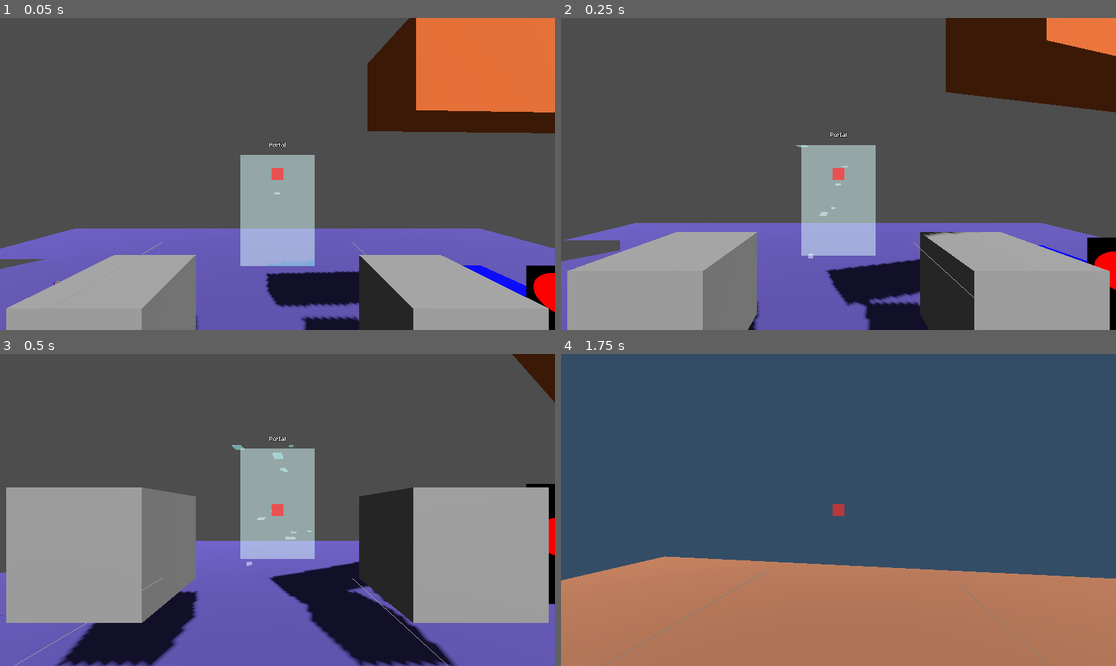
Above: before the commit, frames 1-4 (two rows, left to right).
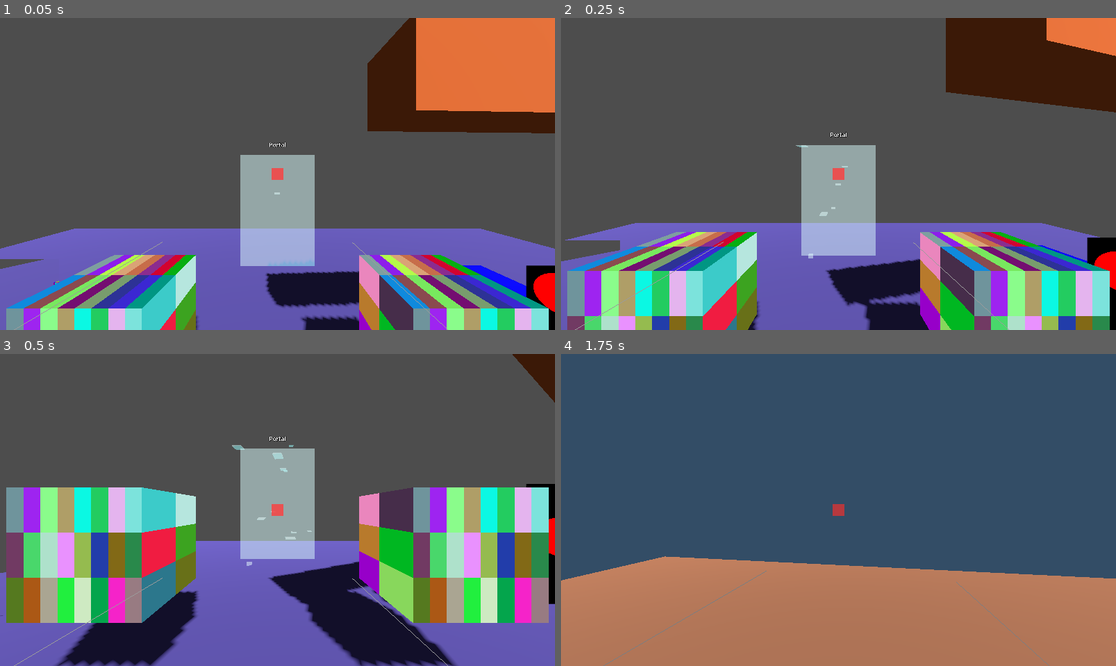
Above: after the commit, the same moments.

Repository: jvastola/GodotPhysicsRig
Game: Godot game, scene res://MainScene.tscn
Two runs of this game, one before a commit and one after it. Both use one fixed random seed, a clock stepped at 60 frames per second and the inputs below.
Inputs (mouse positions are in pixels of both pictures, inside the frame that each line leads up to):
- Up to frame 1 (0.05 s): no input
- Up to frame 2 (0.25 s): no input
- Up to frame 3 (0.5 s): no input
- Up to frame 4 (1.75 s): move the mouse to (866, 510) at 0.52 s; hold Shift (sprint) 0.53-1.28 s; hold W (move_forward) from 0.53 s (still down); click (866, 510) at 0.67 s; tap Space (jump) at 0.77, 1.52 s; move the mouse to (810, 510) at 1.27 s; click (810, 510) at 1.35 s

The runs differ from the first frame. In frame 1, 13% of the frame differs, in the area x 1-99%, y 75-100%; in frame 2, 19%; in frame 3, 27%, in the area x 1-99%, y 42-87%; in frame 4, nothing differs.

Commit message:
feat(grid_painter): enhance grid functionality with subdivisions support and persistence; add load/save grid data methods

Diff:
--- a/MainScene.tscn
+++ b/MainScene.tscn
@@ -133,6 +133,9 @@
 script = ExtResource("10_grid_painter")
 target_mesh = NodePath("GridTarget")
 linked_mesh = NodePath("GridLinked")
+generate_on_ready = true
+subdivisions_axis = Vector3i(8, 3, 2)
+developer_mode = true
 
 [node name="GridTarget" type="MeshInstance3D" parent="GridPainterTest"]
 transform = Transform3D(1, 0, 0, 0, 1, 0, 0, 0, 1, -1.5, 1, -2)
--- a/grid_painter.gd
+++ b/grid_painter.gd
@@ -1,3 +1,4 @@
+
 extends Node3D
 class_name GridPainter
 
@@ -15,10 +16,15 @@
 # - Use `set_cell_color(x,y,color)` to paint single cells and `apply_texture()`
 #   to update the mesh material.
 
-@export var grid_size: int = 8
-@export var tile_pixels: int = 16
-@export var random_seed: int = 0
-@export var default_palette: Array = [Color(1, 0, 0), Color(0,1,0), Color(0,0,1), Color(1,1,0), Color(1,0,1), Color(0,1,1)]
+# Grid sizing is computed from `subdivisions_axis` to match cube atlas layout.
+# The painter exposes `subdivisions_axis` and `generate_on_ready` for random coloring.
+
+# Internal grid size (in cells) computed from subdivisions_axis into an atlas layout
+var _grid_size_x: int = 8
+var _grid_size_y: int = 8
+
+# Tile pixel resolution per cell (internal constant)
+const TILE_PIXELS: int = 16
 @export var target_mesh: NodePath = NodePath(".")
 @export var linked_mesh: NodePath = NodePath("")
 @export var generate_on_ready: bool = false
@@ -26,13 +32,38 @@
 # Internal grid: rows = grid_size, columns = grid_size; index [y][x]
 var _grid_colors: Array = []
 var _rng: RandomNumberGenerator = RandomNumberGenerator.new()
+var _face_cell_dims: Array = []
+var _face_offsets: Array = []
+
+# Face definitions used to compute per-face subdivision dims (matches `subdivided_cube.gd`)
+const FACE_DEFS: Array = [
+	{"n": Vector3(0, 0, 1), "u": Vector3(1, 0, 0), "v": Vector3(0, 1, 0)},
+	{"n": Vector3(0, 0, -1), "u": Vector3(-1, 0, 0), "v": Vector3(0, 1, 0)},
+	{"n": Vector3(1, 0, 0), "u": Vector3(0, 0, -1), "v": Vector3(0, 1, 0)},
+	{"n": Vector3(-1, 0, 0), "u": Vector3(0, 0, 1), "v": Vector3(0, 1, 0)},
+	{"n": Vector3(0, 1, 0), "u": Vector3(1, 0, 0), "v": Vector3(0, 0, -1)},
+	{"n": Vector3(0, -1, 0), "u": Vector3(1, 0, 0), "v": Vector3(0, 0, 1)}
+]
+
+func _count_for_axis(axis: Vector3, axis_counts: Vector3i) -> int:
+	var abs_axis := axis.abs()
+	if abs_axis.x > 0.5:
+		return axis_counts.x
+	elif abs_axis.y > 0.5:
+		return axis_counts.y
+	else:
+		return axis_counts.z
 
 # Cached generated texture
 var _texture: ImageTexture = null
 
 func _ready():
-	# Build initial grid
-	_reset_grid()
+	# Apply exported subdivisions (maps Vector3i -> grid_size_x/grid_size_y) and build initial grid
+	set_subdivisions_from_axis(subdivisions_axis)
+	# Load saved grid data if exists
+	load_grid_data()
+	# Apply the loaded texture to meshes
+	apply_texture()
 	# Ensure material applied early if added in editor with linked meshes
 	_texture = _build_texture_from_grid()
 	if generate_on_ready:
@@ -61,86 +92,115 @@
 
 func _reset_grid() -> void:
 	_grid_colors = []
-	for y in range(grid_size):
+	for y in range(_grid_h()):
 		var row := []
-		for x in range(grid_size):
+		for x in range(_grid_w()):
 			row.append(Color(0,0,0,0))
 		_grid_colors.append(row)
 	# rebuild cached texture
 	_texture = null
 
 func randomize_grid() -> void:
-	"""Fill the grid with random colors drawn from `default_palette`.
-	"""
-	if random_seed != 0:
-		_rng.seed = random_seed
-	else:
-		_rng.randomize()
-	for y in range(grid_size):
-		for x in range(grid_size):
-			_grid_colors[y][x] = default_palette[_rng.randi_range(0, default_palette.size() - 1)]
+	"""Fill the grid with random colors (per-cell random RGB, alpha=1).
+	Matches the behavior of `subdivided_cube` random paint generation.
+	"""
+	_rng.randomize()
+	for y in range(_grid_h()):
+		for x in range(_grid_w()):
+			_grid_colors[y][x] = Color(_rng.randf(), _rng.randf(), _rng.randf(), 1.0)
 	# Generated new texture
 	_texture = _build_texture_from_grid()
 
 func _build_texture_from_grid() -> ImageTexture:
-	"""Create an ImageTexture from _grid_colors using tile_pixels per cell."""
-	var w := int(grid_size * tile_pixels)
-	var h := int(grid_size * tile_pixels)
+	"""Create an ImageTexture from _grid_colors using tile_pixels per cell.
+
+	Supports rectangular grids via `grid_size_x` and `grid_size_y`.
+	"""
+	var w := int(_grid_w() * TILE_PIXELS)
+	var h := int(_grid_h() * TILE_PIXELS)
 	var img := Image.create(w, h, false, Image.FORMAT_RGBA8)
-	for gy in range(grid_size):
-		for gx in range(grid_size):
+	for gy in range(_grid_h()):
+		for gx in range(_grid_w()):
 			var c: Color = _grid_colors[gy][gx]
 			# fill tile
-			for py in range(tile_pixels):
-				for px in range(tile_pixels):
-					img.set_pixel(gx * tile_pixels + px, gy * tile_pixels + py, c)
+			for py in range(TILE_PIXELS):
+				for px in range(TILE_PIXELS):
+					img.set_pixel(gx * TILE_PIXELS + px, gy * TILE_PIXELS + py, c)
 	# No explicit lock/unlock needed in Godot 4; Image.set_pixel is safe to call directly.
 	return ImageTexture.create_from_image(img)
 
 func apply_texture(to_target: bool = true, to_linked: bool = true) -> void:
 	"""Apply the built texture to `target_mesh` and `linked_mesh` materials.
 	`target_mesh` path is required to be a MeshInstance3D node, as is `linked_mesh`.
+	Also generates and applies a cube mesh with proper UVs for the atlas layout.
 	"""
 	if not _texture:
 		_texture = _build_texture_from_grid()
+
+	# Generate cube mesh with correct UVs if face dims are initialized
+	var cube_mesh: ArrayMesh = null
+	if _face_cell_dims.size() == 6 and _face_offsets.size() == 6:
+		cube_mesh = _generate_cube_mesh_with_uvs(Vector3(1, 1, 1))
+
 	if to_target and target_mesh != NodePath(""):
 		var node := get_node_or_null(target_mesh)
 		if node and node is MeshInstance3D:
+			print("GridPainter: Applying texture to target_mesh %s" % [target_mesh])
+			# Apply the cube mesh with correct UVs
+			if cube_mesh:
+				node.mesh = cube_mesh
+				print("GridPainter: Assigned cube mesh to target_mesh")
+
 			var mat := StandardMaterial3D.new()
 			mat.albedo_texture = _texture
 			mat.texture_filter = BaseMaterial3D.TEXTURE_FILTER_NEAREST
 			mat.shading_mode = BaseMaterial3D.SHADING_MODE_UNSHADED
+			if "cull_mode" in mat:
+				mat.cull_mode = BaseMaterial3D.CULL_BACK
 			node.material_override = mat
+			print("GridPainter: Applied material to target_mesh")
 		else:
 			push_warning("GridPainter: target_mesh is not a MeshInstance3D: %s" % [target_mesh])
 	if to_linked and linked_mesh != NodePath(""):
 		var ln := get_node_or_null(linked_mesh)
 		if ln and ln is MeshInstance3D:
+			print("GridPainter: Applying texture to linked_mesh %s" % [linked_mesh])
+			# Apply the cube mesh with correct UVs
+			if cube_mesh:
+				ln.mesh = cube_mesh
+				print("GridPainter: Assigned cube mesh to linked_mesh")
+
 			var lmat := StandardMaterial3D.new()
 			lmat.albedo_texture = _texture
 			lmat.texture_filter = BaseMaterial3D.TEXTURE_FILTER_NEAREST
 			lmat.shading_mode = BaseMaterial3D.SHADING_MODE_UNSHADED
+			if "cull_mode" in lmat:
+				lmat.cull_mode = BaseMaterial3D.CULL_BACK
 			ln.material_override = lmat
+			print("GridPainter: Applied material to linked_mesh")
 		else:
 			push_warning("GridPainter: linked_mesh is not a MeshInstance3D: %s" % [linked_mesh])
 
 func get_cell_color(x: int, y: int) -> Color:
-	if x < 0 or x >= grid_size or y < 0 or y >= grid_size:
+	if x < 0 or x >= _grid_w() or y < 0 or y >= _grid_h():
 		return Color(0,0,0,0)
 	return _grid_colors[y][x]
 
 func set_cell_color(x: int, y: int, c: Color) -> void:
-	if x < 0 or x >= grid_size or y < 0 or y >= grid_size:
+	if x < 0 or x >= _grid_w() or y < 0 or y >= _grid_h():
 		return
 	_grid_colors[y][x] = c
 	# rebuild only that tile
 	_texture = _build_texture_from_grid()
 	# If target mesh exists, update automatically
 	apply_texture()
+	# Save the grid data after change
+	print("GridPainter: Saving grid data due to cell change at (%d, %d)" % [x, y])
+	save_grid_data()
 
 func fill_color(c: Color) -> void:
-	for y in range(grid_size):
-		for x in range(grid_size):
+	for y in range(_grid_h()):
+		for x in range(_grid_w()):
 			_grid_colors[y][x] = c
 	_texture = _build_texture_from_grid()
 	apply_texture()
@@ -151,8 +211,8 @@
 	"""
 	if uv.x < 0 or uv.x > 1 or uv.y < 0 or uv.y > 1:
 		return
-	var gx := int(clamp(floor(uv.x * grid_size), 0, grid_size - 1))
-	var gy := int(clamp(floor(uv.y * grid_size), 0, grid_size - 1))
+	var gx := int(clamp(floor(uv.x * _grid_w()), 0, _grid_w() - 1))
+	var gy := int(clamp(floor(uv.y * _grid_h()), 0, _grid_h() - 1))
 	set_cell_color(gx, gy, color)
 
 func save_grid_to_disk(path: String) -> void:
@@ -162,47 +222,281 @@
 	var img := _texture.get_image()
 	img.save_png(path)
 
-func load_grid_image(path: String) -> void:
-	# Load image and resample cells; useful for restoring from an atlas
-	var img := Image.new()
-	var err := img.load(path)
-	if err != OK:
-		push_error("Failed to load image: %s" % [path])
+func save_grid_data(path: String = "user://grid_painter_save.json") -> void:
+	"""Save the grid colors and subdivisions to a JSON file for persistence."""
+	print("GridPainter: Saving grid data to %s" % [path])
+	var non_transparent = 0
+	for row in _grid_colors:
+		for c in row:
+			if c.a > 0:
+				non_transparent += 1
+	print("GridPainter: Saving grid with %d total cells, %d non-transparent" % [_grid_colors.size() * _grid_colors[0].size(), non_transparent])
+	var grid_data = []
+	for row in _grid_colors:
+		var row_data = []
+		for c in row:
+			row_data.append({"r": c.r, "g": c.g, "b": c.b, "a": c.a})
+		grid_data.append(row_data)
+	var data = {
+		"grid": grid_data,
+		"subdivisions": {
+			"x": subdivisions_axis.x,
+			"y": subdivisions_axis.y,
+			"z": subdivisions_axis.z
+		}
+	}
+	var file = FileAccess.open(path, FileAccess.WRITE)
+	if file:
+		file.store_string(JSON.stringify(data))
+		file.close()
+		print("GridPainter: Grid data saved successfully.")
+	else:
+		push_error("Failed to open file for saving: " + path)
+
+func load_grid_data(path: String = "user://grid_painter_save.json") -> void:
+	"""Load the grid colors and subdivisions from a JSON file."""
+	print("GridPainter: Loading grid data from %s" % [path])
+	if not FileAccess.file_exists(path):
+		print("GridPainter: Save file does not exist, starting with default grid.")
 		return
-	# No lock required in Godot 4
-	# Expect the loaded image to be grid_size * tile_pixels sized
-	if img.get_width() < grid_size * tile_pixels or img.get_height() < grid_size * tile_pixels:
-		push_warning("Loaded image smaller than expected grid. Attempting to sample by scale.")
-	# sample cell centers
-	for gy in range(grid_size):
-		for gx in range(grid_size):
-			var sample_x := int(round((gx + 0.5) * img.get_width() / float(grid_size)))
-			var sample_y := int(round((gy + 0.5) * img.get_height() / float(grid_size)))
-			_grid_colors[gy][gx] = img.get_pixel(sample_x, sample_y)
-	# No unlock required in Godot 4
+	var file = FileAccess.open(path, FileAccess.READ)
+	if not file:
+		push_error("Failed to open file for loading: " + path)
+		return
+	var json = JSON.new()
+	var error = json.parse(file.get_as_text())
+	file.close()
+	if error != OK:
+		push_error("Failed to parse save file: " + str(error))
+		return
+	var data = json.get_data()
+	if "subdivisions" in data:
+		subdivisions_axis = Vector3i(data["subdivisions"]["x"], data["subdivisions"]["y"], data["subdivisions"]["z"])
+		set_subdivisions_from_axis(subdivisions_axis)
+	if "grid" in data:
+		var saved_grid = data["grid"]
+		# Check if sizes match
+		if saved_grid.size() == _grid_h() and saved_grid.size() > 0 and saved_grid[0].size() == _grid_w():
+			# Load colors from dicts or strings
+			for y in range(saved_grid.size()):
+				for x in range(saved_grid[y].size()):
+					var cd = saved_grid[y][x]
+					if cd is Dictionary:
+						_grid_colors[y][x] = Color(cd["r"], cd["g"], cd["b"], cd["a"])
+					elif cd is String:
+						# Parse the string like "(r, g, b, a)"
+						var parts = cd.trim_prefix("(").trim_suffix(")").split(", ")
+						if parts.size() == 4:
+							_grid_colors[y][x] = Color(float(parts[0]), float(parts[1]), float(parts[2]), float(parts[3]))
+						else:
+							_grid_colors[y][x] = Color(0, 0, 0, 0)  # default
+					else:
+						_grid_colors[y][x] = Color(0, 0, 0, 0)  # default
+			var non_transparent = 0
+			for row in _grid_colors:
+				for c in row:
+					if c.a > 0:
+						non_transparent += 1
+			print("GridPainter: Loaded grid with %d total cells, %d non-transparent" % [_grid_colors.size() * _grid_colors[0].size(), non_transparent])
+			print("GridPainter: Grid data loaded successfully.")
+		else:
+			push_warning("Saved grid size doesn't match current subdivisions, keeping current grid")
 	_texture = _build_texture_from_grid()
 
+
+# --- New: support subdivisions per-axis helper (for cube-like workflows)
+@export var subdivisions_axis: Vector3i = Vector3i(8, 8, 1)
+
+func set_subdivisions_from_axis(axis_counts: Vector3i) -> void:
+	"""Helper: set grid X/Y from a Vector3i subdivisions axis (x -> grid_size_x, y -> grid_size_y).
+	This keeps the 2D grid painter compatible with simple cube workflows where Z is unused for the atlas.
+	"""
+	# If axis_counts is provided, compute per-face dims and then compute
+	# atlas width/height (in cells) so the generated texture matches
+	# how `subdivided_cube` arranges faces into the atlas.
+	if axis_counts == null:
+		# default to the exported subdivisions_axis if caller didn't provide one
+		axis_counts = subdivisions_axis
+
+	# Compute per-face dims similar to subdivided_cube
+	var axis_counts_clamped := Vector3i(max(1, int(axis_counts.x)), max(1, int(axis_counts.y)), max(1, int(axis_counts.z)))
+	var face_dims: Array = []
+	for face in FACE_DEFS:
+		var u_div := _count_for_axis(face["u"], axis_counts_clamped)
+		var v_div := _count_for_axis(face["v"], axis_counts_clamped)
+		face_dims.append(Vector2i(u_div, v_div))
+
+	# Debug: optionally print mapping to help verify Z-axis mapping
+	if developer_mode:
+		print("GridPainter: set_subdivisions_from_axis -> axis_counts_clamped=", axis_counts_clamped)
+		for i in range(face_dims.size()):
+			print("  face", i, "dims=", face_dims[i])
+
+	# Arrange faces into the same 3x2 layout used by subdivided_cube._generate_texture_from_cells
+	# Arrange faces into rows (tight packing per-face across each row)
+	var row_faces := [[3, 4, 2], [1, 0, 5]]
+
+	# For each row, compute each face's width (face_dims[fi].x) and the row height (max of face y dims)
+	var row_widths: Array = []
+	var row_face_x_offsets: Array = [] # array of arrays for per-face x offsets in each row
+	var row_heights: Array = []
+	for row_idx in range(row_faces.size()):
+		var faces: Array = row_faces[row_idx]
+		var offsets: Array = []
+		var acc_x: int = 0
+		for j in range(faces.size()):
+			var fi: int = int(faces[j])
+			offsets.append(acc_x)
+			acc_x += int(face_dims[fi].x)
+		row_face_x_offsets.append(offsets)
+		row_widths.append(acc_x)
+		# row height is max y among faces in the row
+		var rh: int = 0
+		for j in range(faces.size()):
+			var fi2: int = int(faces[j])
+			rh = max(rh, int(face_dims[fi2].y))
+		row_heights.append(rh)
+
+	# total atlas size in cells: width is the widest row, height is sum of row heights
+	var tex_w := 0
+	for w in row_widths:
+		tex_w = max(tex_w, w)
+	var tex_h := 0
+	for h in row_heights:
+		tex_h += h
+
+	_grid_size_x = max(1, tex_w)
+	_grid_size_y = max(1, tex_h)
+
+	# rebuild internal grid to match new dims
+	# compute per-face offsets (x,y in cells) for this packing
+	_face_cell_dims = face_dims
+	_face_offsets.clear()
+	var y_acc := 0
+	for row_i in range(row_faces.size()):
+		var faces: Array = row_faces[row_i]
+		for fi_i in range(faces.size()):
+			var fi: int = int(faces[fi_i])
+			var ox: int = int(row_face_x_offsets[row_i][fi_i])
+			_face_offsets.append(Vector2i(ox, y_acc))
+		y_acc += int(row_heights[row_i])
+
+	_reset_grid()
+	_texture = _build_texture_from_grid()
+
+	if developer_mode:
+		print("GridPainter face offsets:")
+		for i in range(_face_offsets.size()):
+			print(" face", i, "offset=", _face_offsets[i], "dims=", _face_cell_dims[i])
+		# Log top face cell count (face index 4 is the top face in FACE_DEFS)
+		var top_index: int = 4
+		if top_index >= 0 and top_index < _face_cell_dims.size():
+			var top_dims: Vector2i = _face_cell_dims[top_index]
+			var top_cells: int = int(top_dims.x) * int(top_dims.y)
+			print("GridPainter: Top face (index", top_index, ") dims=", top_dims, "cells=", top_cells)
+
+
+func _grid_w() -> int:
+	# Primary width: internal computed grid size
+	if _grid_size_x > 0:
+		return _grid_size_x
+	return 1
+
+func _grid_h() -> int:
+	# Primary height: internal computed grid size
+	if _grid_size_y > 0:
+		return _grid_size_y
+	return 1
+
 # Editor helpers
-func _get_configuration_warning() -> String:
-	if not Engine.is_editor_hint():
-		return ""
-	if target_mesh == NodePath(""):
-		return "GridPainter: Assign a target_mesh to apply textures."
-	return ""
+func _exit_tree():
+	# Save grid data when the node exits
+	save_grid_data()
 
 # Simple sanity methods making script usable from in-editor with buttons
 func _editor_randomize_grid() -> void: randomize_grid(); apply_texture()
 func _editor_apply_texture() -> void: apply_texture()
 func _editor_save_grid_png(path: String = "res://grid_painter_output.png") -> void: save_grid_to_disk(path)
 
+func _editor_apply_subdivisions() -> void:
+	"""Editor helper: apply the exported `subdivisions_axis`, randomize colors, and apply texture.
+	Call this from the Editor to force the GridPainter to update when you change `subdivisions_axis`.
+	"""
+	set_subdivisions_from_axis(subdivisions_axis)
+	randomize_grid()
+	apply_texture()
+
+func _generate_cube_mesh_with_uvs(cube_size: Vector3 = Vector3(1, 1, 1)) -> ArrayMesh:
+	"""Generate a cube mesh with UVs mapped to the tight-packed atlas layout.
+	Each face uses its correct subdivision dims from _face_cell_dims and _face_offsets.
+	"""
+	if _face_cell_dims.size() != 6 or _face_offsets.size() != 6:
+		push_error("GridPainter: face dims/offsets not initialized. Call set_subdivisions_from_axis first.")
+		return null
+
+	var st := SurfaceTool.new()
+	st.begin(Mesh.PRIMITIVE_TRIANGLES)
+
+	var atlas_w: float = float(_grid_w())
+	var atlas_h: float = float(_grid_h())
+
+	# Generate each face with proper UVs
+	for fi in range(FACE_DEFS.size()):
+		var face: Dictionary = FACE_DEFS[fi]
+		var n: Vector3 = face["n"]
+		var u: Vector3 = face["u"]
+		var v: Vector3 = face["v"]
+
+		# Face dims and offset in atlas (in cells)
+		var dims: Vector2i = _face_cell_dims[fi]
+		var offset: Vector2i = _face_offsets[fi]
+
+		# UV coords in atlas (0..1 range)
+		var uv_x0: float = float(offset.x) / atlas_w
+		var uv_y0: float = float(offset.y) / atlas_h
+		var uv_x1: float = float(offset.x + dims.x) / atlas_w
+		var uv_y1: float = float(offset.y + dims.y) / atlas_h
+
+		# Quad corners in 3D space
+		var p00: Vector3 = ((u * -0.5) + (v * -0.5) + n * 0.5) * cube_size
+		var p10: Vector3 = ((u * 0.5) + (v * -0.5) + n * 0.5) * cube_size
+		var p11: Vector3 = ((u * 0.5) + (v * 0.5) + n * 0.5) * cube_size
+		var p01: Vector3 = ((u * -0.5) + (v * 0.5) + n * 0.5) * cube_size
+
+		var normal: Vector3 = n.normalized()
+
+		# Triangles in counter-clockwise order for outward normal
+		# triangle 1: p00, p01, p11
+		st.set_normal(normal)
+		st.set_uv(Vector2(uv_x0, uv_y0))
+		st.add_vertex(p00)
+		st.set_normal(normal)
+		st.set_uv(Vector2(uv_x0, uv_y1))
+		st.add_vertex(p01)
+		st.set_normal(normal)
+		st.set_uv(Vector2(uv_x1, uv_y1))
+		st.add_vertex(p11)
+		# triangle 2: p00, p11, p10
+		st.set_normal(normal)
+		st.set_uv(Vector2(uv_x0, uv_y0))
+		st.add_vertex(p00)
+		st.set_normal(normal)
+		st.set_uv(Vector2(uv_x1, uv_y1))
+		st.add_vertex(p11)
+		st.set_normal(normal)
+		st.set_uv(Vector2(uv_x1, uv_y0))
+		st.add_vertex(p10)
+
+	return st.commit()
+
 # Optional: expose as callable tool methods for EditorPlugin or remote calls
 @export var developer_mode: bool = false
 
 func debug_print_grid() -> void:
 	if not developer_mode:
 		return
-	for y in range(grid_size):
+	for y in range(_grid_h()):
 		var line := ""
-		for x in range(grid_size):
+		for x in range(_grid_w()):
 			line += "%s " % [_grid_colors[y][x]]
 		print(line)
